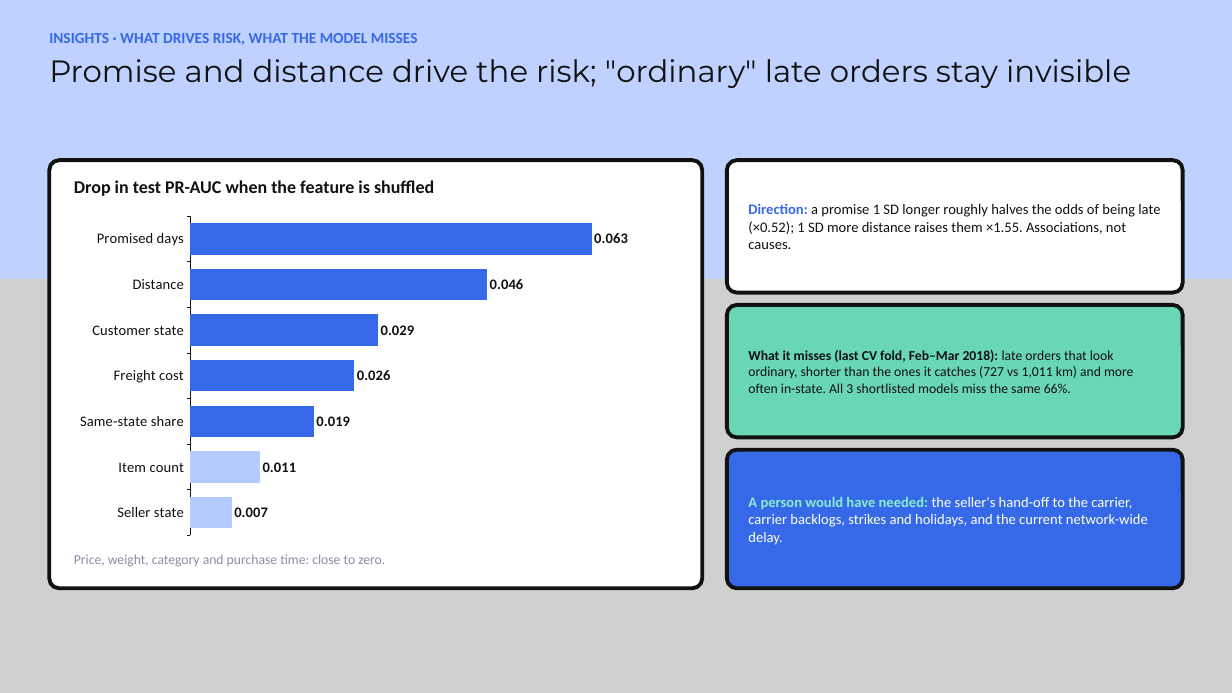
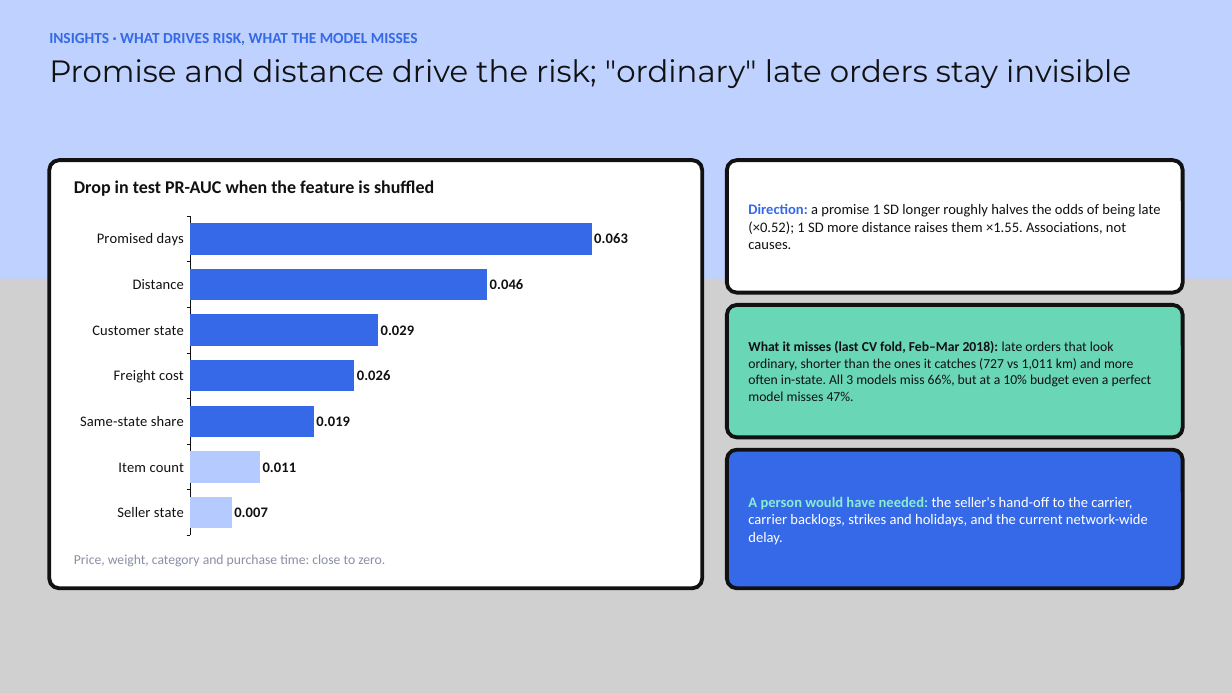
Before and after one commit to JustJay7/olist-late-delivery, a slide deck: slide 11 of slides/olist_late_delivery_presentation.pptx. Drawn at 1232x693 pixels with LibreOffice and Linux fonts; fonts in the diff are those of the drawing; grey boxes stand for pictures. Boxes give left, top, right and bottom in pixels: in the first picture for what was removed or moved away, otherwise in the second. Text is boxed around its words. In the diff, an @@ line names an element or a change of style, - is before the commit and + after.

```diff
--- a/slides/olist_late_delivery_presentation.pptx
+++ b/slides/olist_late_delivery_presentation.pptx
@@ text at <box>748,341,1152,401</box>: text changed @@
-What it misses (last CV fold, Feb–Mar 2018): late orders that look ordinary, shorter than the ones it catches (727 vs 1,011 km) and more often in-state. All 3 shortlisted models miss the same 66%.
+What it misses (last CV fold, Feb–Mar 2018): late orders that look ordinary, shorter than the ones it catches (727 vs 1,011 km) and more often in-state. All 3 models miss 66%, but at a 10% budget even a perfect model misses 47%.
```
Also in this commit, not shown: 1 other slide changed, 32 other files.
